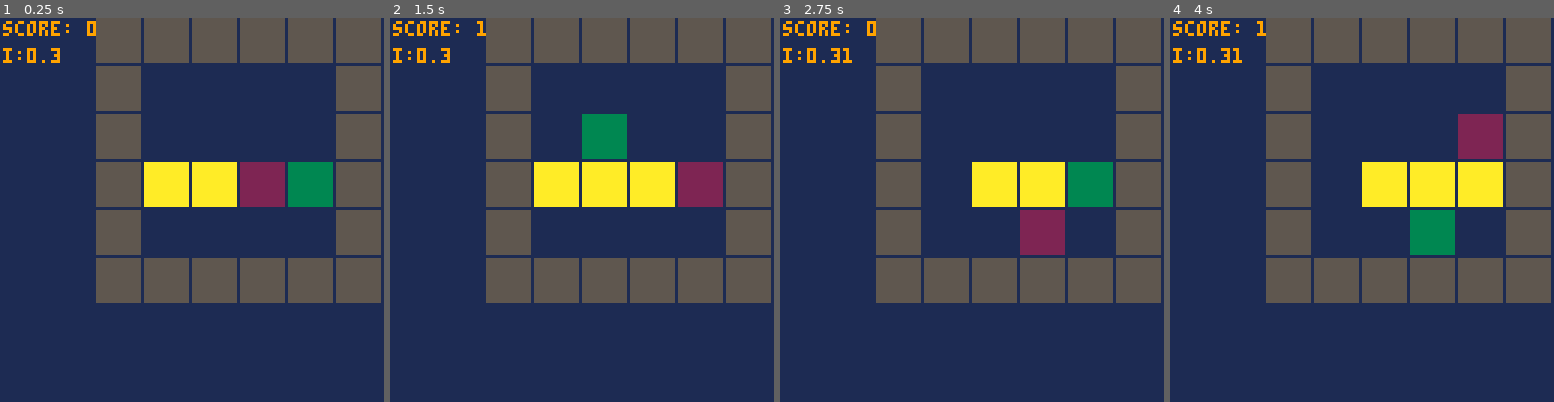
Above: before the commit, frames 1-4 (left to right).
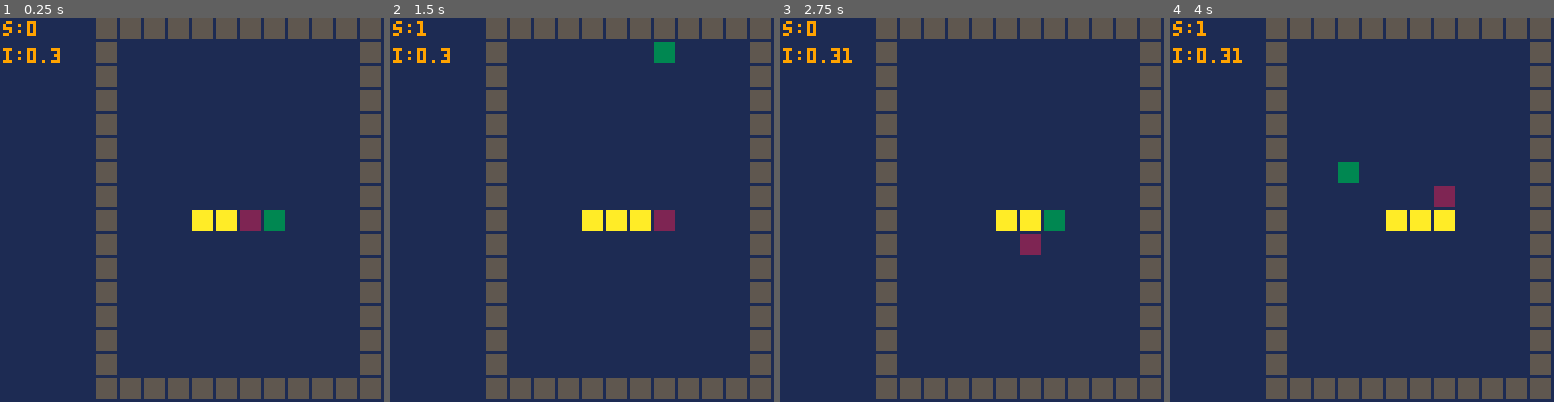
Above: after the commit, the same moments.

Repository: AriJalk/pico8-learning-snake
Game: PICO-8 cartridge snake.p8
Two runs of this game, one before a commit and one after it. Both use one fixed random seed, a clock stepped at 60 frames per second and the inputs below.
Inputs:
- Up to frame 1 (0.25 s): no input
- Up to frame 2 (1.5 s): tap O (Z key) at 0.33, 0.7, 1.43 s; tap X (X key) at 1.07 s
- Up to frame 3 (2.75 s): hold Left 1.97-2.37 s; tap X (X key) at 2.07, 2.4, 2.73 s; tap O (Z key) at 2.22 s; hold Down from 2.42 s (still down)
- Up to frame 4 (4 s): release Down at 2.82 s; hold Right 2.87-3.53 s; tap X (X key) at 3.07, 3.4, 3.73 s; tap O (Z key) at 3.1, 3.98 s; hold Up from 3.58 s (still down)

The runs differ from the first frame. In frame 1, 30% of the frame differs, in the area x 3-100%, y 0-100%; in frame 2, 31%; in frame 3, 28%; in frame 4, 30%.

Commit message:
Set larger default grid-size

Diff:
--- a/snake.p8
+++ b/snake.p8
@@ -20,11 +20,11 @@
 
 --grid variables
 --pixel size
---grid_size={x=96,y=128}
-grid_size={x=96,y=96}
+grid_size={x=96,y=128}
+--grid_size={x=96,y=96}
 --number of tiles, in proportion to grid_size
---tile_num={x=12,y=16}
-tile_num={x=6,y=6}
+tile_num={x=12,y=16}
+--tile_num={x=6,y=6}
 tile_size={x=grid_size.x/tile_num.x,y=grid_size.y/tile_num.y}
 margin=0.1
 
@@ -162,7 +162,7 @@
 function draw_panel()
 	rectfill(0,0,panel_size.x-1,panel_size.y-1,1)
 	color(9)
-	print("score: "..score,1,1)
+	print("s:"..score,1,1)
 	//print("["..snake_pos[1].x..","..snake_pos[1].y.."]",1,7)
 	//print("["..snake_position[2].x..","..snake_position[2].y.."]",30,7)
 	//print("t: "..update_time,1,13)
